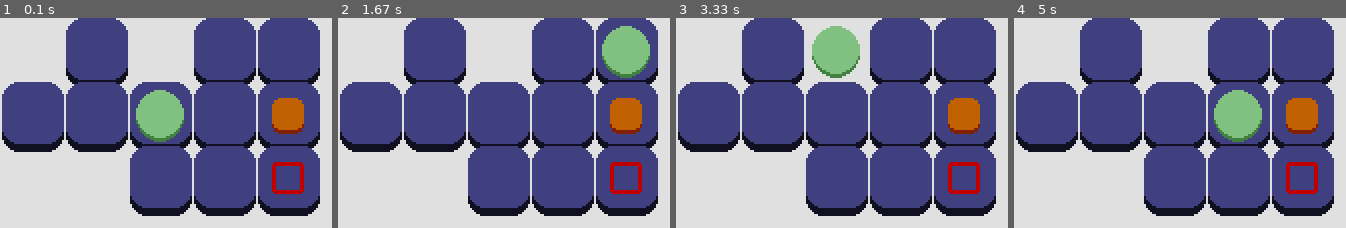
Above: before the commit, frames 1-4 (left to right).
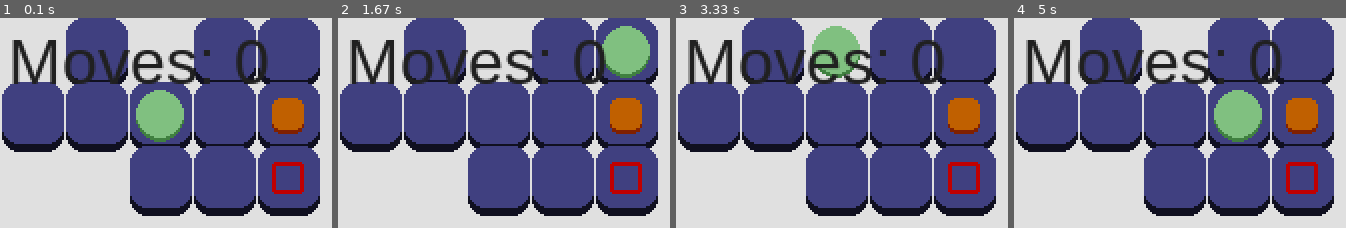
Above: after the commit, the same moments.

Repository: JasonNumberThirteen/pygameSokoban
Game: pygame game, started from sokoban.py
Two runs of this game, one before a commit and one after it. Both use one fixed random seed, a clock stepped at 60 frames per second and the inputs below.
Inputs:
- Up to frame 1 (0.1 s): no input
- Up to frame 2 (1.67 s): hold D 0.33-0.8 s; hold W 0.83-1.13 s; hold D 1.17-1.63 s
- Up to frame 3 (3.33 s): hold A 1.67-2.2 s; hold S 2.23-2.53 s; hold A 2.57-2.97 s; hold W from 3 s (still down)
- Up to frame 4 (5 s): release W at 3.37 s; hold D 3.4-4.03 s; hold S 4.07-4.43 s; hold A 4.47-4.93 s; hold D from 4.97 s (still down)

The runs differ from the first frame. In frame 1, 5.4% of the frame differs, in the area x 3-81%, y 10-32%; in frame 2, 5.4%; in frame 3, 5.4%; in frame 4, 5.4%.

Commit message:
Add a moves counter as a text

Diff:
--- a/sokoban.py
+++ b/sokoban.py
@@ -1,5 +1,6 @@
 import pygame
 import level
+import text
 import constants
 
 def main():
@@ -10,10 +11,12 @@
 	is_running = True
 	level_data = [[0, 1, 0, 1, 1], [1, 1, 4, 1, 3], [0, 0, 1, 1, 2]]
 	level_one = level.Level(level_data)
+	moves_counter = text.Text("Moves: " + str(level_one.player.moves), 4, 4, (32, 32, 32))
 
 	while is_running:
 		canvas.fill(constants.BACKGROUND_COLOR)
 		level_one.draw(canvas)
+		moves_counter.draw(canvas)
 
 		for event in pygame.event.get():
 			if event.type == pygame.QUIT:
